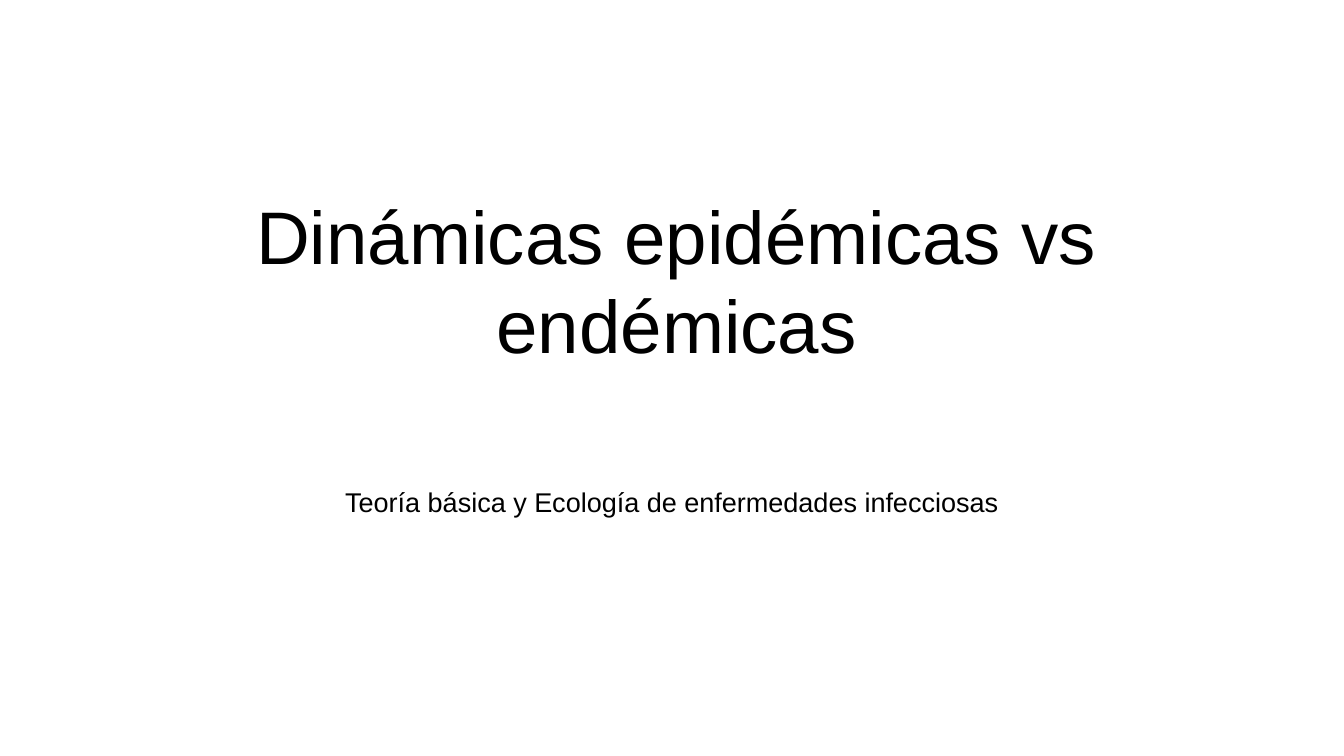
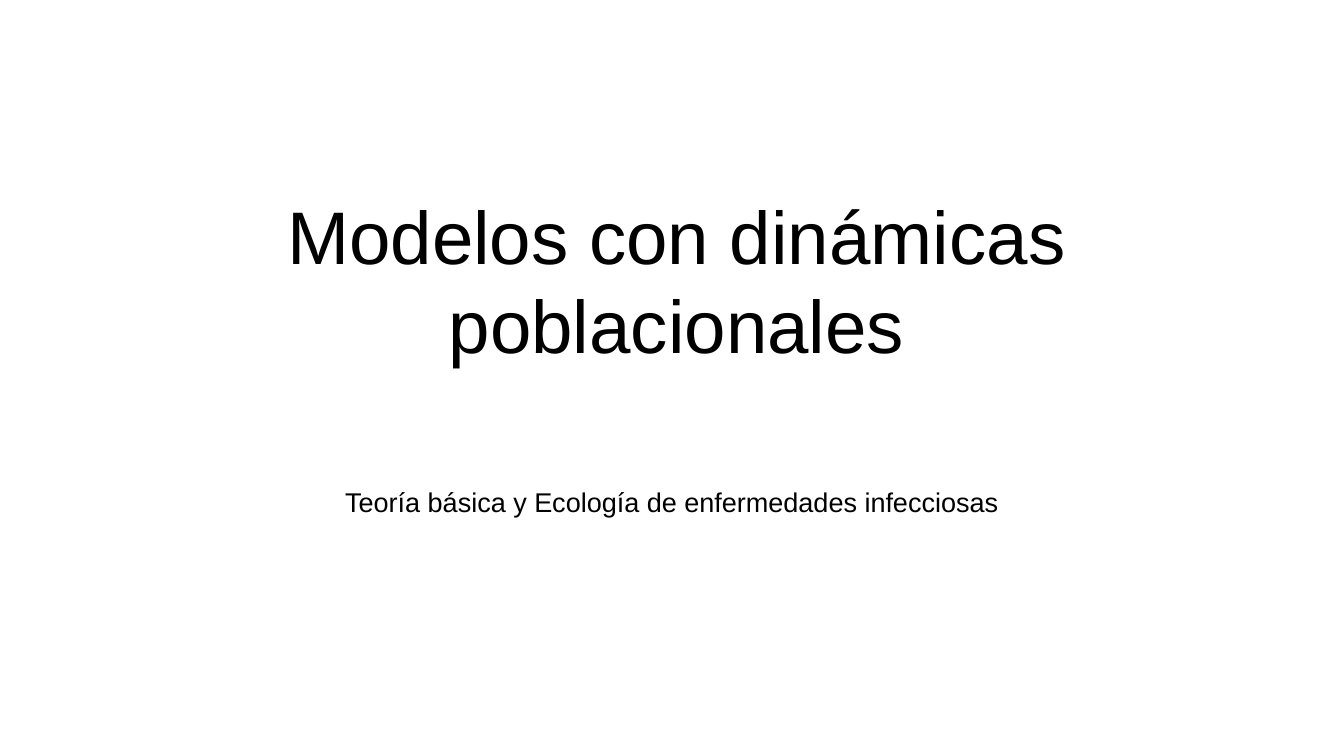
Before and after one commit to gerardommc/Ecologia-Teorica, a slide deck: slide 1 of Modelos-din-pob.odp. Drawn at 1344x756 pixels with LibreOffice and Linux fonts; fonts in the diff are those of the drawing. Boxes give left, top, right and bottom in pixels: in the first picture for what was removed or moved away, otherwise in the second. Text is boxed around its words. In the diff, an @@ line names an element or a change of style, - is before the commit and + after.

```diff
--- a/Modelos-din-pob.odp
+++ b/Modelos-din-pob.odp
@@ title at [287, 209, 1065, 367]: text changed @@
-Dinámicas epidémicas vs endémicas
+Modelos con dinámicas poblacionales
```
Also in this commit, not shown: 1 slide added, 1 slide removed, 15 other files.
